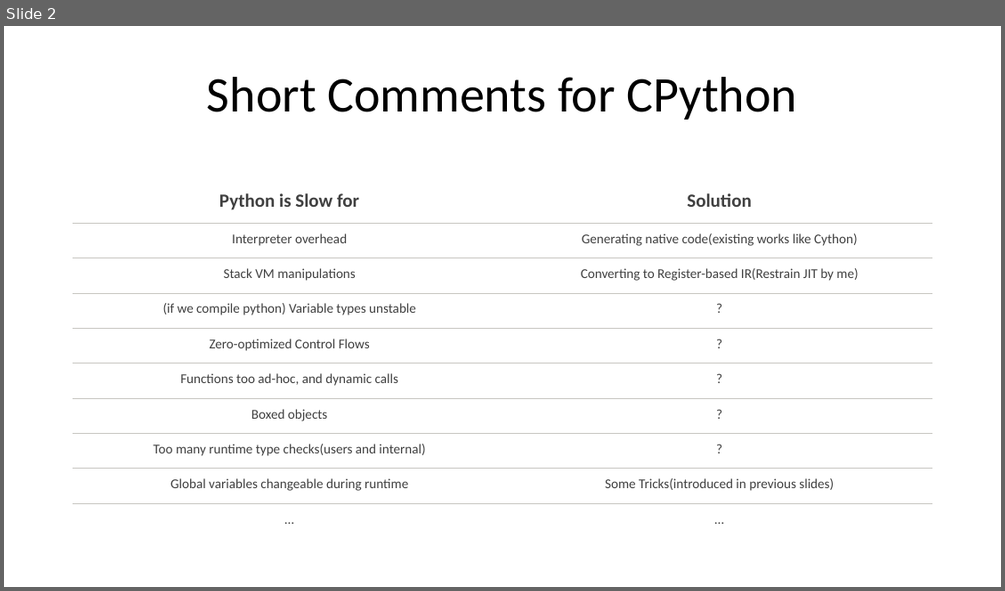
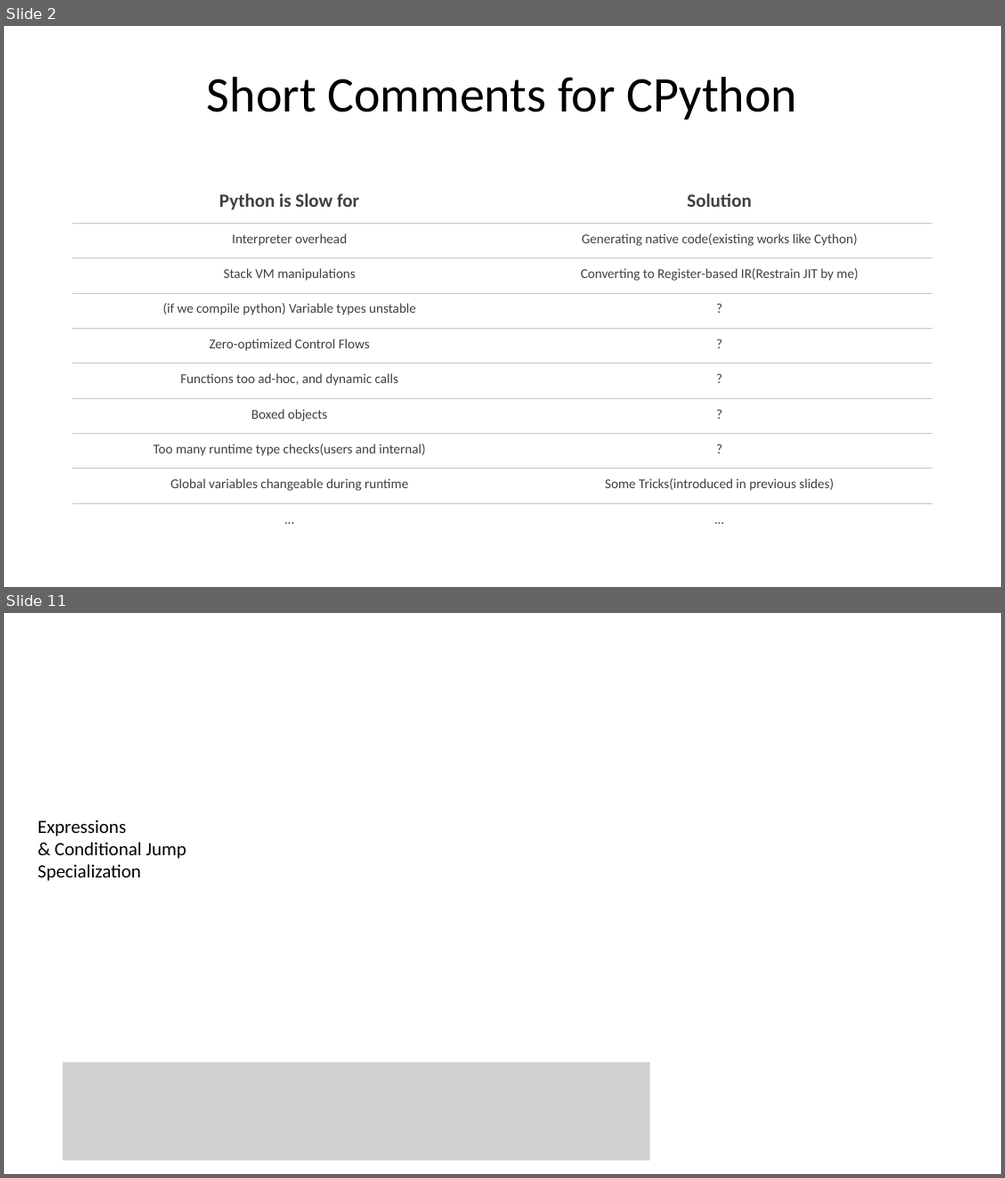
Before and after one commit to thautwarm/Site-32, a slide deck: src/Others/slides/impl0.pptx. Shown one above the other, each under a label of ours: slide 2 before the commit, slides 2 and 11 after it; the slides between them are not shown. The pictures are 1005x591 and 1005x1178 pixels, drawn with LibreOffice and Linux fonts; fonts in the diff are those of the drawing; grey boxes stand for pictures. Boxes give left, top, right and bottom in pixels: in the first picture for what was removed or moved away, otherwise in the second. Text is boxed around its words. In the diff, an @@ line names an element or a change of style, - is before the commit and + after.

```diff
--- a/src/Others/slides/impl0.pptx
+++ b/src/Others/slides/impl0.pptx
@@ slide 11 added at (4,613,1001,1174), background #FFFFFF @@
@@ text added at (38,819,186,881), 18 pt, text #000000 @@
+Expressions
+& Conditional Jump Specialization
@@ picture added at (63,1062,650,1159) @@
```
Also in this commit, not shown: 7 slides changed, 4 other slides added, 1 slide removed.
